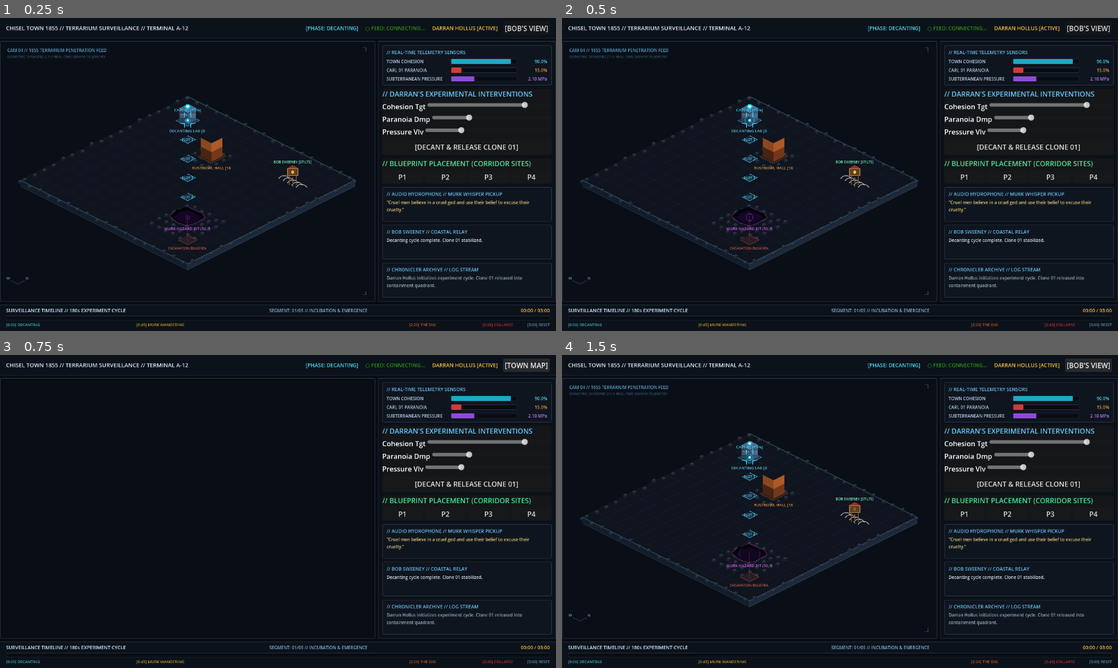
Above: before the commit, frames 1-4 (two rows, left to right).
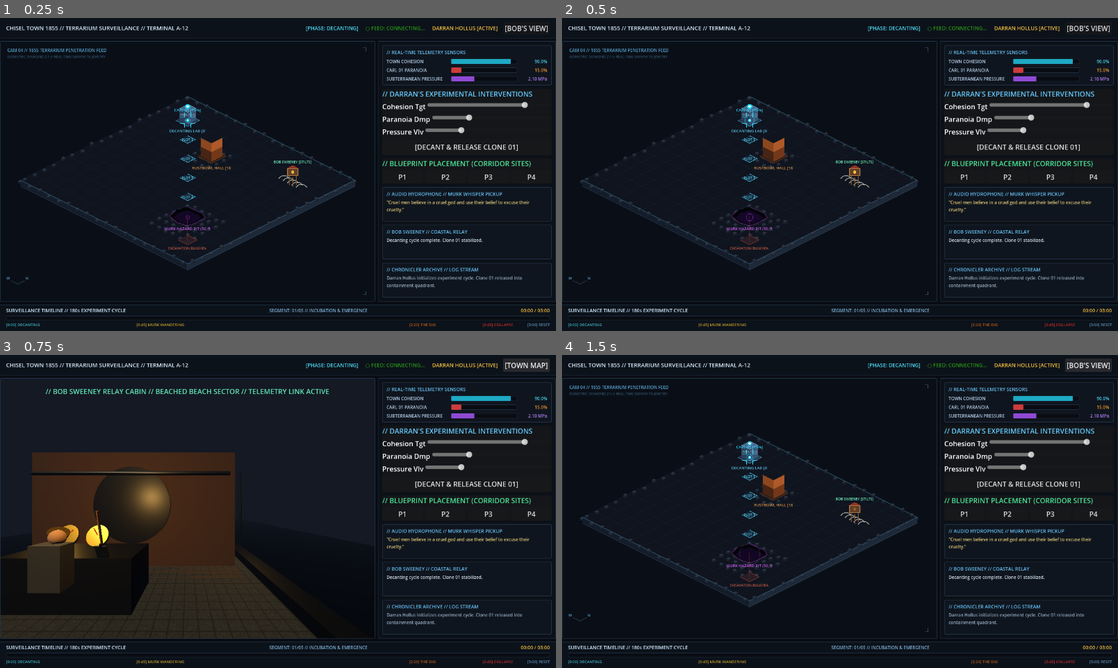
Above: after the commit, the same moments.

Repository: InBrewJ/chisel.town
Game: Godot game, scene res://scenes/Terminal.tscn
Two runs of this game, one before a commit and one after it. Both use one fixed random seed, a clock stepped at 60 frames per second and the inputs below.
Inputs:
- Up to frame 1 (0.25 s): no input
- Up to frame 2 (0.5 s): no input
- Up to frame 3 (0.75 s): click "[BOB'S VIEW]" at 0.5 s
- Up to frame 4 (1.5 s): click "[TOWN MAP]" at 1.25 s

Frames 1-2 are identical in both runs. In frame 3, 20% of the frame differs, in the area x 0-60%, y 10-91%; in frame 4, nothing differs.

Commit message:
feat(3d): implement Bob Sweeney's stilt cabin 3D view with animated gauges and whalebone vista

Diff:
--- /dev/null
+++ b/frontend/scenes/BobCabinView.tscn
@@ -0,0 +1,12 @@
+[gd_scene load_steps=2 format=3 uid="uid://bobcabinview_scene_01"]
+
+[ext_resource type="Script" path="res://scripts/BobCabinView.gd" id="1_bob3d"]
+
+[node name="BobCabinView" type="Control"]
+layout_mode = 3
+anchors_preset = 15
+anchor_right = 1.0
+anchor_bottom = 1.0
+grow_horizontal = 2
+grow_vertical = 2
+script = ExtResource("1_bob3d")
--- /dev/null
+++ b/frontend/scripts/BobCabinView.gd
@@ -0,0 +1,266 @@
+extends Control
+class_name BobCabinView
+
+var town_cohesion: float = 0.90
+var subterranean_pressure: float = 2.10
+var bob_transmission: String = ""
+
+var _subviewport: SubViewport = null
+var _camera: Camera3D = null
+var _needle_cohesion: Node3D = null
+var _needle_pressure: Node3D = null
+var _hud_label: Label = null
+var _quote_label: Label = null
+var _anim_time: float = 0.0
+
+func _init() -> void:
+	name = "BobCabinView"
+	size_flags_horizontal = Control.SIZE_EXPAND_FILL
+	size_flags_vertical = Control.SIZE_EXPAND_FILL
+
+func _ready() -> void:
+	_setup_3d_cabin()
+	_setup_hud()
+
+func _setup_3d_cabin() -> void:
+	var container = SubViewportContainer.new()
+	container.size_flags_horizontal = Control.SIZE_EXPAND_FILL
+	container.size_flags_vertical = Control.SIZE_EXPAND_FILL
+	container.stretch = true
+	container.set_anchors_preset(Control.PRESET_FULL_RECT)
+	add_child(container)
+
+	_subviewport = SubViewport.new()
+	_subviewport.size = Vector2i(800, 500)
+	container.add_child(_subviewport)
+
+	var world = Node3D.new()
+	_subviewport.add_child(world)
+
+	# Maritime Salt Environment
+	var env = Environment.new()
+	env.background_mode = Environment.BG_COLOR
+	env.background_color = Color(0.06, 0.08, 0.11, 1.0)
+	env.ambient_light_color = Color(0.22, 0.20, 0.18, 1.0)
+	env.ambient_light_energy = 0.9
+	env.fog_enabled = true
+	env.fog_light_color = Color(0.12, 0.16, 0.20, 1.0)
+	env.fog_density = 0.035
+	var env_node = WorldEnvironment.new()
+	env_node.environment = env
+	world.add_child(env_node)
+
+	# Warm Kerosene Lantern Light
+	var lantern = OmniLight3D.new()
+	lantern.position = Vector3(0.0, 2.2, 0.0)
+	lantern.light_color = Color(1.0, 0.72, 0.35, 1.0)
+	lantern.light_energy = 1.8
+	lantern.omni_range = 8.0
+	world.add_child(lantern)
+
+	# Third-Person Interior Camera
+	_camera = Camera3D.new()
+	_camera.position = Vector3(1.6, 1.7, 2.1)
+	_camera.look_at(Vector3(-0.2, 1.1, -0.6), Vector3.UP)
+	_camera.current = true
+	world.add_child(_camera)
+
+	# Timber Floor
+	var floor_m = MeshInstance3D.new()
+	var f_box = BoxMesh.new()
+	f_box.size = Vector3(6.0, 0.2, 6.0)
+	floor_m.mesh = f_box
+	floor_m.position = Vector3(0.0, -0.1, 0.0)
+	var wood_mat = StandardMaterial3D.new()
+	wood_mat.albedo_color = Color(0.28, 0.18, 0.11, 1.0)
+	wood_mat.roughness = 0.85
+	floor_m.material_override = wood_mat
+	world.add_child(floor_m)
+
+	# Timber Back Wall with Circular Whale-Vista Window
+	var wall_m = MeshInstance3D.new()
+	var w_box = BoxMesh.new()
+	w_box.size = Vector3(6.0, 3.5, 0.2)
+	wall_m.mesh = w_box
+	wall_m.position = Vector3(0.0, 1.6, -3.0)
+	wall_m.material_override = wood_mat
+	world.add_child(wall_m)
+
+	# Circular Window Rim
+	var win_rim = MeshInstance3D.new()
+	var rim_mesh = CylinderMesh.new()
+	rim_mesh.top_radius = 1.1
+	rim_mesh.bottom_radius = 1.1
+	rim_mesh.height = 0.3
+	win_rim.mesh = rim_mesh
+	win_rim.position = Vector3(0.0, 1.8, -2.9)
+	win_rim.rotation_degrees = Vector3(90, 0, 0)
+	win_rim.material_override = ProceduralTextures.get_iron_trim_material()
+	world.add_child(win_rim)
+
+	# Beached Whale Rib Skeletons in the mist outside the window
+	var bone_mat = StandardMaterial3D.new()
+	bone_mat.albedo_color = Color(0.85, 0.85, 0.80, 1.0)
+	bone_mat.roughness = 0.75
+	for i in range(-3, 4):
+		var rib = MeshInstance3D.new()
+		var rib_m = CylinderMesh.new()
+		rib_m.top_radius = 0.06
+		rib_m.bottom_radius = 0.08
+		rib_m.height = 3.8
+		rib.mesh = rib_m
+		rib.position = Vector3(float(i) * 1.2, 1.4, -6.5 - abs(float(i)) * 0.8)
+		rib.rotation_degrees = Vector3(20, 0, float(i) * 12.0)
+		rib.material_override = bone_mat
+		world.add_child(rib)
+
+	# Steam Pipes along wall
+	var pipe = MeshInstance3D.new()
+	var pipe_mesh = CylinderMesh.new()
+	pipe_mesh.top_radius = 0.06
+	pipe_mesh.bottom_radius = 0.06
+	pipe_mesh.height = 5.6
+	pipe.mesh = pipe_mesh
+	pipe.position = Vector3(0.0, 2.7, -2.7)
+	pipe.rotation_degrees = Vector3(0, 0, 90)
+	pipe.material_override = ProceduralTextures.get_iron_trim_material()
+	world.add_child(pipe)
+
+	# Brass Gauge Console Desk
+	var desk = MeshInstance3D.new()
+	var desk_mesh = BoxMesh.new()
+	desk_mesh.size = Vector3(2.2, 0.9, 1.2)
+	desk.mesh = desk_mesh
+	desk.position = Vector3(-0.4, 0.45, -1.2)
+	var iron_mat = ProceduralTextures.get_iron_trim_material()
+	desk.material_override = iron_mat
+	world.add_child(desk)
+
+	# Brass Dials on Desk
+	var brass_mat = StandardMaterial3D.new()
+	brass_mat.albedo_color = Color(0.85, 0.70, 0.25, 1.0)
+	brass_mat.metallic = 0.90
+	brass_mat.roughness = 0.25
+
+	# Cohesion Gauge
+	var g1 = MeshInstance3D.new()
+	var g1_mesh = CylinderMesh.new()
+	g1_mesh.top_radius = 0.22
+	g1_mesh.bottom_radius = 0.22
+	g1_mesh.height = 0.06
+	g1.mesh = g1_mesh
+	g1.position = Vector3(-0.8, 1.15, -1.3)
+	g1.rotation_degrees = Vector3(65, 0, 0)
+	g1.material_override = brass_mat
+	world.add_child(g1)
+
+	_needle_cohesion = Node3D.new()
+	_needle_cohesion.position = g1.position + Vector3(0, 0.02, 0.02)
+	var n1_mesh = MeshInstance3D.new()
+	var needle_box = BoxMesh.new()
+	needle_box.size = Vector3(0.015, 0.16, 0.01)
+	n1_mesh.mesh = needle_box
+	n1_mesh.position = Vector3(0, 0.07, 0)
+	var red_mat = StandardMaterial3D.new()
+	red_mat.albedo_color = Color(0.9, 0.15, 0.15, 1.0)
+	n1_mesh.material_override = red_mat
+	_needle_cohesion.add_child(n1_mesh)
+	world.add_child(_needle_cohesion)
+
+	# Pressure Gauge
+	var g2 = MeshInstance3D.new()
+	g2.mesh = g1_mesh
+	g2.position = Vector3(-0.2, 1.15, -1.3)
+	g2.rotation_degrees = Vector3(65, 0, 0)
+	g2.material_override = brass_mat
+	world.add_child(g2)
+
+	_needle_pressure = Node3D.new()
+	_needle_pressure.position = g2.position + Vector3(0, 0.02, 0.02)
+	var n2_mesh = MeshInstance3D.new()
+	n2_mesh.mesh = needle_box
+	n2_mesh.position = Vector3(0, 0.07, 0)
+	n2_mesh.material_override = red_mat
+	_needle_pressure.add_child(n2_mesh)
+	world.add_child(_needle_pressure)
+
+	# Bob Sweeney Figure seated at desk
+	var bob_figure = Node3D.new()
+	bob_figure.position = Vector3(-0.4, 0.0, -0.4)
+	world.add_child(bob_figure)
+
+	# Torso
+	var b_torso = MeshInstance3D.new()
+	var b_t_mesh = BoxMesh.new()
+	b_t_mesh.size = Vector3(0.45, 0.65, 0.3)
+	b_torso.mesh = b_t_mesh
+	b_torso.position = Vector3(0, 0.85, 0)
+	var coat_mat = StandardMaterial3D.new()
+	coat_mat.albedo_color = Color(0.20, 0.22, 0.25, 1.0)
+	b_torso.material_override = coat_mat
+	bob_figure.add_child(b_torso)
+
+	# Head hunched forward
+	var b_head = MeshInstance3D.new()
+	var b_h_mesh = SphereMesh.new()
+	b_h_mesh.radius = 0.12
+	b_h_mesh.height = 0.24
+	b_head.mesh = b_h_mesh
+	b_head.position = Vector3(0, 1.25, -0.1)
+	var skin_mat = StandardMaterial3D.new()
+	skin_mat.albedo_color = Color(0.65, 0.52, 0.42, 1.0)
+	b_head.material_override = skin_mat
+	bob_figure.add_child(b_head)
+
+	# Brass hydrophone horn at Bob's ear
+	var horn = MeshInstance3D.new()
+	var horn_mesh = CylinderMesh.new()
+	horn_mesh.top_radius = 0.16
+	horn_mesh.bottom_radius = 0.04
+	horn_mesh.height = 0.35
+	horn.mesh = horn_mesh
+	horn.position = Vector3(-0.22, 1.15, -0.4)
+	horn.rotation_degrees = Vector3(30, 45, 0)
+	horn.material_override = brass_mat
+	bob_figure.add_child(horn)
+
+func _setup_hud() -> void:
+	_hud_label = Label.new()
+	_hud_label.set_anchors_preset(Control.PRESET_TOP_WIDE)
+	_hud_label.horizontal_alignment = HORIZONTAL_ALIGNMENT_CENTER
+	_hud_label.position = Vector2(0, 18)
+	_hud_label.text = "// BOB SWEENEY RELAY CABIN // BEACHED BEACH SECTOR // TELEMETRY LINK ACTIVE"
+	_hud_label.modulate = Color(0.4, 0.95, 0.75, 0.95)
+	add_child(_hud_label)
+
+	_quote_label = Label.new()
+	_quote_label.set_anchors_preset(Control.PRESET_BOTTOM_WIDE)
+	_quote_label.horizontal_alignment = HORIZONTAL_ALIGNMENT_CENTER
+	_quote_label.autowrap_mode = TextServer.AUTOWRAP_WORD_SMART
+	_quote_label.position = Vector2(40, -55)
+	_quote_label.size = Vector2(size.x - 80, 40)
+	_quote_label.modulate = Color(0.9, 0.85, 0.65, 1.0)
+	add_child(_quote_label)
+
+func update_telemetry(cohesion: float, pressure: float, transmission: String = "") -> void:
+	town_cohesion = cohesion
+	subterranean_pressure = pressure
+	bob_transmission = transmission
+
+	if _quote_label and bob_transmission != "":
+		_quote_label.text = '[BOB TRANSMISSION]: "%s"' % bob_transmission
+
+func _process(delta: float) -> void:
+	_anim_time += delta
+
+	# Jitter needle angles based on telemetry
+	if _needle_cohesion:
+		var target_angle = (town_cohesion - 0.5) * 120.0
+		var jitter = sin(_anim_time * 12.0) * 2.0
+		_needle_cohesion.rotation_degrees.z = -(target_angle + jitter)
+
+	if _needle_pressure:
+		var norm_p = clampf((subterranean_pressure - 1.0) / 4.0, 0.0, 1.0)
+		var target_p_angle = (norm_p - 0.5) * 140.0
+		var p_jitter = cos(_anim_time * 16.0) * 3.5
+		_needle_pressure.rotation_degrees.z = -(target_p_angle + p_jitter)
--- a/frontend/scripts/TerminalUI.gd
+++ b/frontend/scripts/TerminalUI.gd
@@ -29,6 +29,7 @@
 
 # Interactive C1 Components
 var carl_view: Carl3DCorridor = null
+var bob_cabin_view: BobCabinView = null
 var darran_controls_box: PanelContainer = null
 var release_btn: Button = null
 var cohesion_slider: HSlider = null
@@ -118,6 +119,14 @@
 	if vp_panel:
 		vp_panel.add_child(carl_view)
 
+	# 1b. Bob's Stilt Cabin 3D Viewport
+	bob_cabin_view = BobCabinView.new()
+	bob_cabin_view.size_flags_horizontal = Control.SIZE_EXPAND_FILL
+	bob_cabin_view.size_flags_vertical = Control.SIZE_EXPAND_FILL
+	bob_cabin_view.visible = false
+	if vp_panel:
+		vp_panel.add_child(bob_cabin_view)
+
 	# 2. Darran Controls Box in Sidebar
 	var sidebar_vbox = $MainLayout/BodyLayout/SidebarPanel/SidebarVBox
 	if sidebar_vbox:
@@ -283,6 +292,8 @@
 		bob_view_btn.text = "[TOWN MAP]" if bob_view_active else "[BOB'S VIEW]"
 	if viewport:
 		viewport.visible = !bob_view_active
+	if bob_cabin_view:
+		bob_cabin_view.visible = bob_view_active
 
 func _on_carl_action_requested(action_type: String, data: Dictionary) -> void:
 	if network_client:
@@ -388,6 +399,13 @@
 			var avail: Array = state["available_morphologies"]
 			if avail.size() > 0:
 				selected_blueprint = str(avail[0])
+
+		if bob_cabin_view:
+			bob_cabin_view.update_telemetry(
+				float(state.get("town_cohesion", 0.90)),
+				float(state.get("subterranean_pressure", 2.10)),
+				str(state.get("bob_transmission", ""))
+			)
 		if clone_num > 1:
 			if operator_badge:
 				operator_badge.text = "DARRAN HOLLUS [CYCLE %02d: PLANNING]" % clone_num
Not shown, changed: docker/web_export/index.pck
